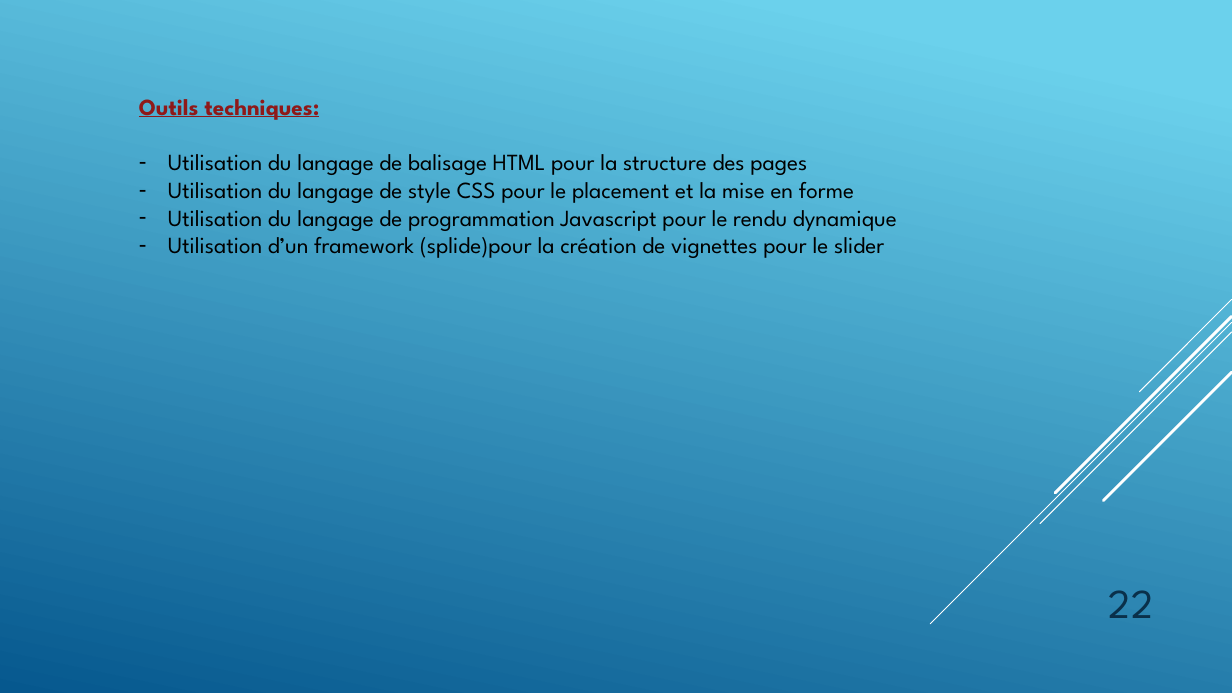
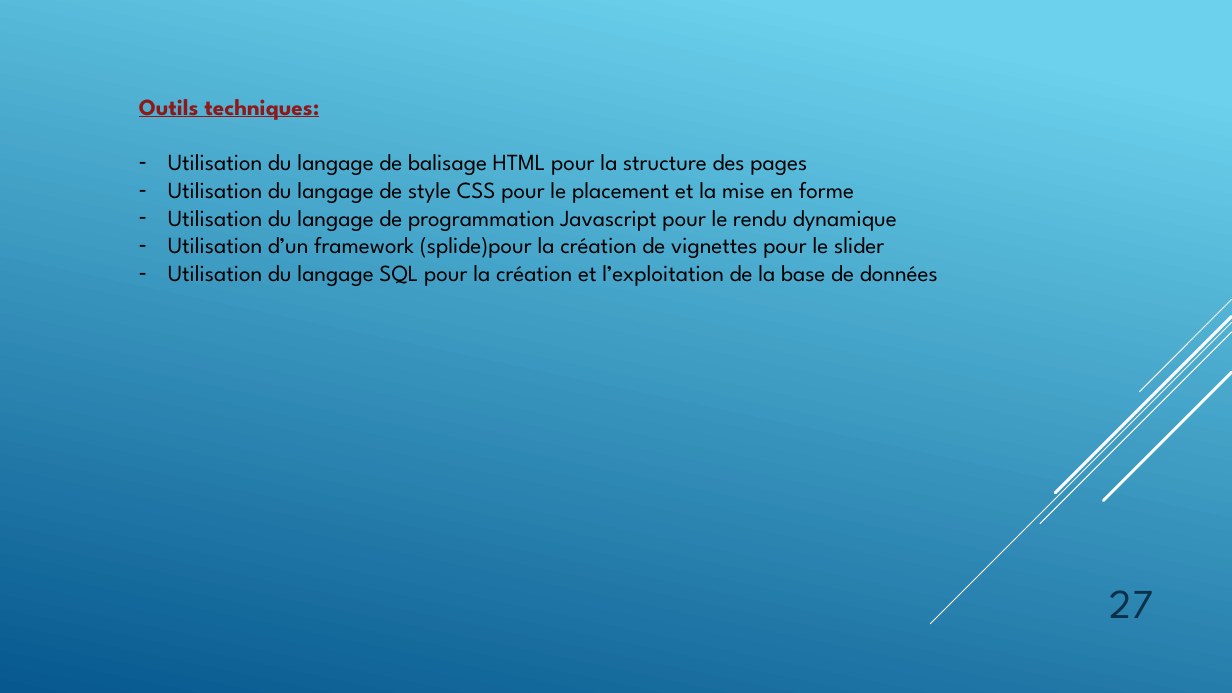
Before and after one commit to GillesP-dev/FilRouge, a slide deck: slide 27 of CDC/L_artiste.pptx (slide 22 before the commit). Drawn at 1232x693 pixels with LibreOffice and Linux fonts; fonts in the diff are those of the drawing. Boxes give left, top, right and bottom in pixels: in the first picture for what was removed or moved away, otherwise in the second. Text is boxed around its words. In the diff, an @@ line names an element or a change of style, - is before the commit and + after.

```diff
--- a/CDC/L_artiste.pptx
+++ b/CDC/L_artiste.pptx
@@ text at [168,265,938,286]: paragraph added @@
+– Utilisation du langage SQL pour la création et l’exploitation de la base de données
@@ page number at [1110,590,1153,618]: text changed @@
-22
+27
```
Also in this commit, not shown: 2 other slides changed, 6 slides added, 3 slides removed, 4 other files.
